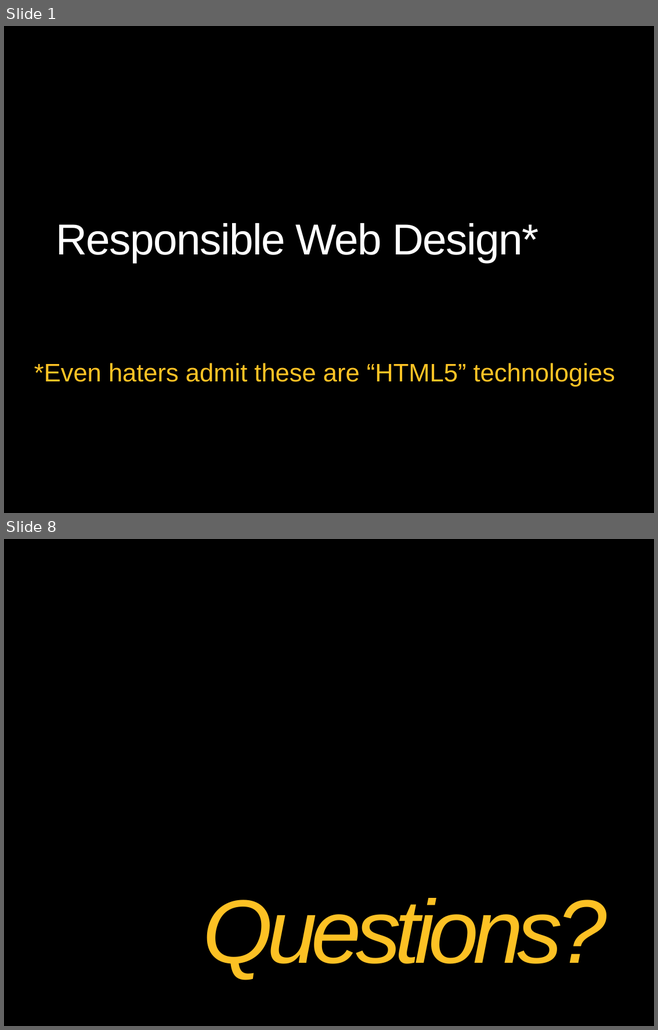
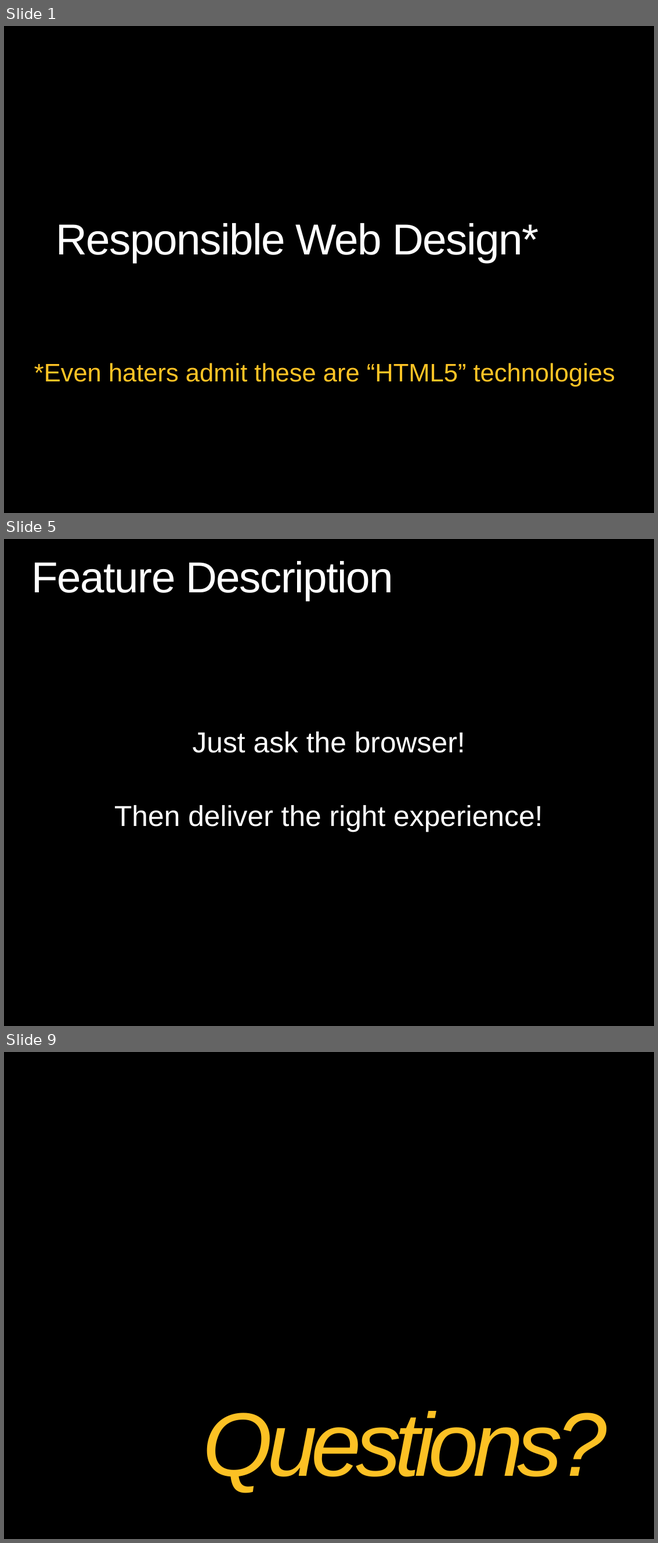
Before and after one commit to theClarkSell/HTML5-Compiler, a slide deck: 6-Responsible Web Design/ResponsibleWebDesign.pptx. Shown one above the other, each under a label of ours: slides 1 and 8 before the commit, slides 1, 5 and 9 after it; the slides between them are not shown. The pictures are 658x1030 and 658x1543 pixels, drawn with LibreOffice and Linux fonts; fonts in the diff are those of the drawing; background and template pictures are left out. Boxes give left, top, right and bottom in pixels: in the first picture for what was removed or moved away, otherwise in the second. Text is boxed around its words. In the diff, an @@ line names an element or a change of style, - is before the commit and + after.

```diff
--- a/6-Responsible Web Design/ResponsibleWebDesign.pptx
+++ b/6-Responsible Web Design/ResponsibleWebDesign.pptx
@@ slide 5 added at box(4, 539, 654, 1026), background picture (left out) @@
@@ title added at box(32, 561, 393, 600), 48 pt, text #FFFFFF @@
+Feature Description
@@ text added at box(114, 732, 542, 832), 32 pt, text #FFFFFF @@
+Just ask the browser!
+Then deliver the right experience!
@@ what was slide 8 is now slide 9 @@
```
Also in this commit, not shown: 1 slide changed, 4 other slides added, 4 slides removed.
